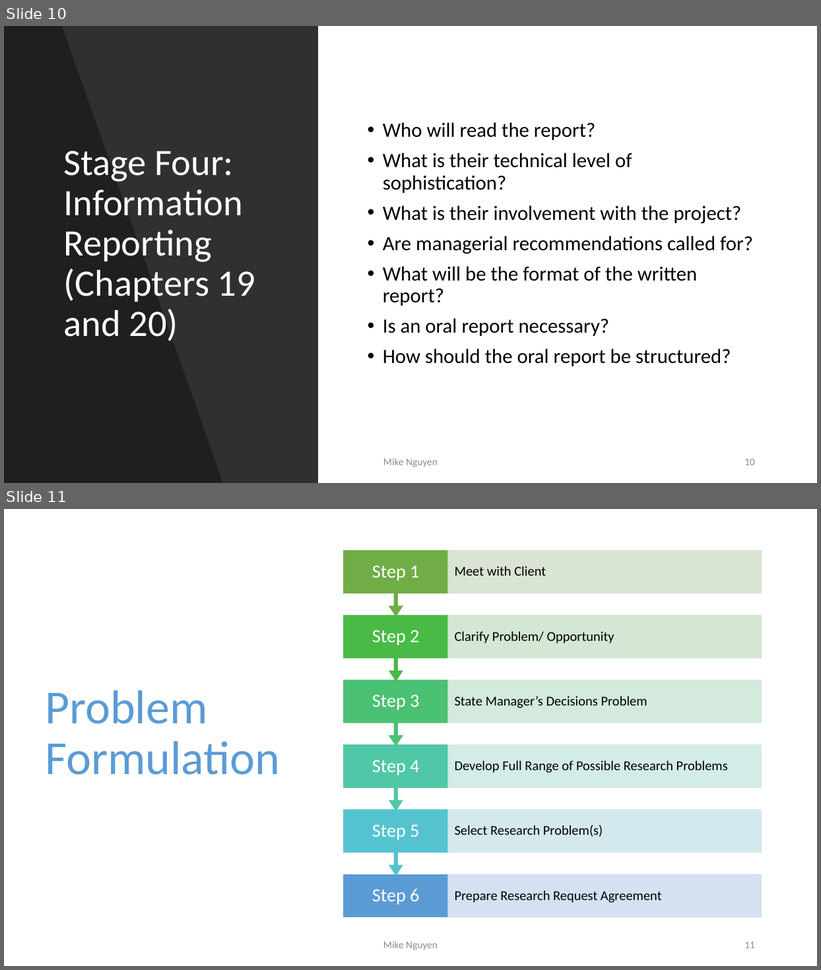
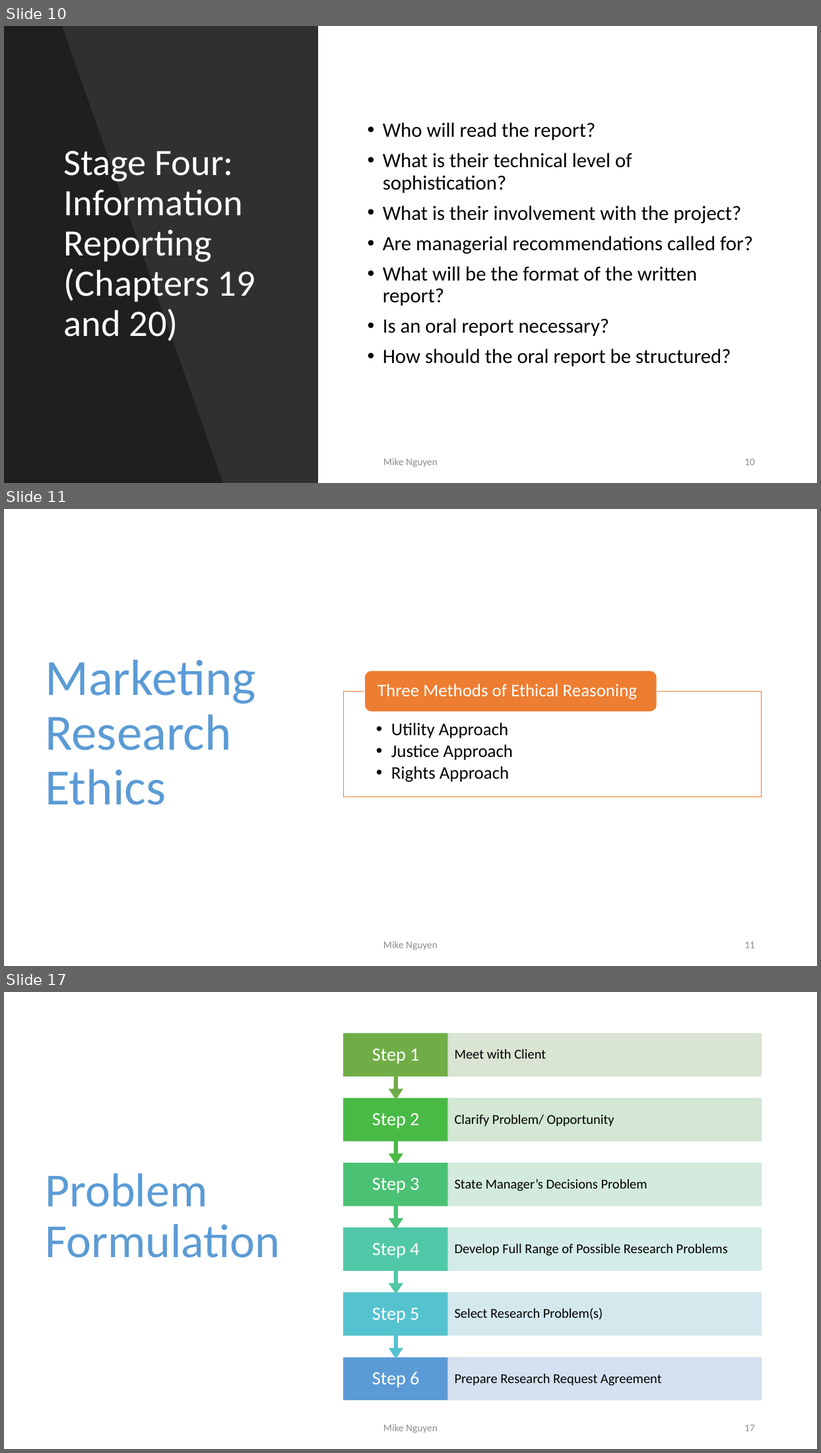
Before and after one commit to mikenguyen13/mar4050, a slide deck: lectures/1/2_Marketing Research Process.pptx. Shown one above the other, each under a label of ours: slides 10 and 11 before the commit, slides 10, 11 and 17 after it; the slides between them are not shown. The pictures are 821x970 and 821x1453 pixels, drawn with LibreOffice and Linux fonts; fonts in the diff are those of the drawing. Boxes give left, top, right and bottom in pixels: in the first picture for what was removed or moved away, otherwise in the second. Text is boxed around its words. In the diff, an @@ line names an element or a change of style, - is before the commit and + after.

```diff
--- a/lectures/1/2_Marketing Research Process.pptx
+++ b/lectures/1/2_Marketing Research Process.pptx
@@ slide 11 added at [4,509,817,966], background #FFFFFF @@
@@ title added at [45,659,255,805], 60 pt, text #5B9BD5 @@
+Marketing Research Ethics
@@ group added at [344,671,762,797]: 2 texts, 1 rectangle, 1 rounded rectangle @@
+  • Utility Approach
+  • Justice Approach
+  • Rights Approach
+Three Methods of Ethical Reasoning
@@ text added at [384,941,438,951], 12 pt, text #8C8C8C @@
+Mike Nguyen
@@ page number added at [745,942,755,949], 12 pt, text #8C8C8C @@
+11
@@ what was slide 11 is now slide 17 @@
@@ page number at [745,1425,755,1432]: text changed @@
-11
+17
```
Also in this commit, not shown: 7 slides changed, 5 other slides added, 9 other files.
